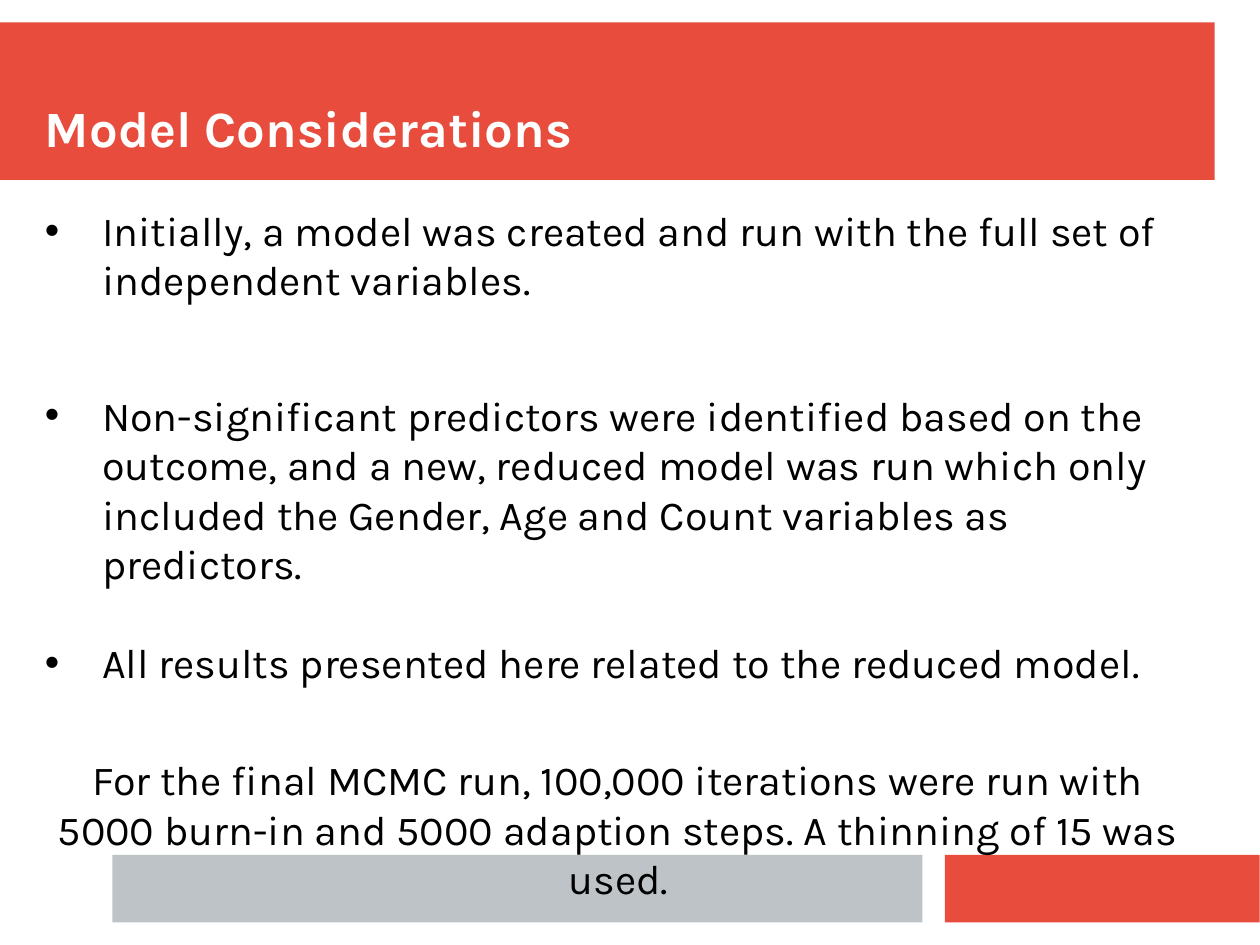
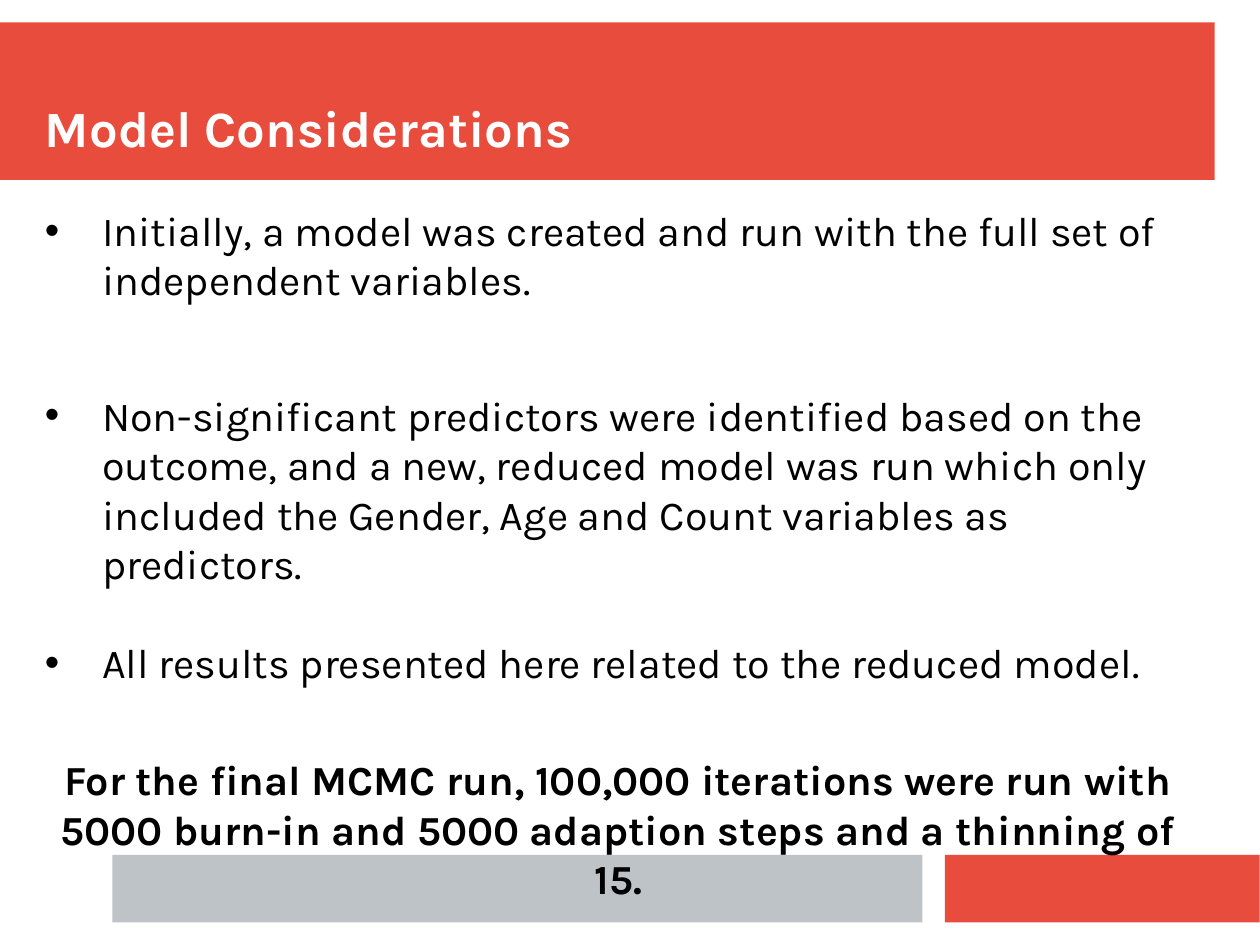
Before and after one commit to tim-kirkbride/BayesianAssignment, a slide deck: slide 10 of Presentation.pptx. Drawn at 1260x945 pixels with LibreOffice and Linux fonts; fonts in the diff are those of the drawing. Boxes give left, top, right and bottom in pixels: in the first picture for what was removed or moved away, otherwise in the second. Text is boxed around its words. In the diff, an @@ line names an element or a change of style, - is before the commit and + after.

```diff
--- a/Presentation.pptx
+++ b/Presentation.pptx
@@ text at [61, 765, 1174, 856]: text changed; bold on @@
-For the final MCMC run, 100,000 iterations were run with 5000 burn-in and 5000 adaption steps. A thinning of 15 was used.
+For the final MCMC run, 100,000 iterations were run with 5000 burn-in and 5000 adaption steps and a thinning of 15.
```
Also in this commit, not shown: 1 other slide changed, 2 slides removed, 1 other file.
